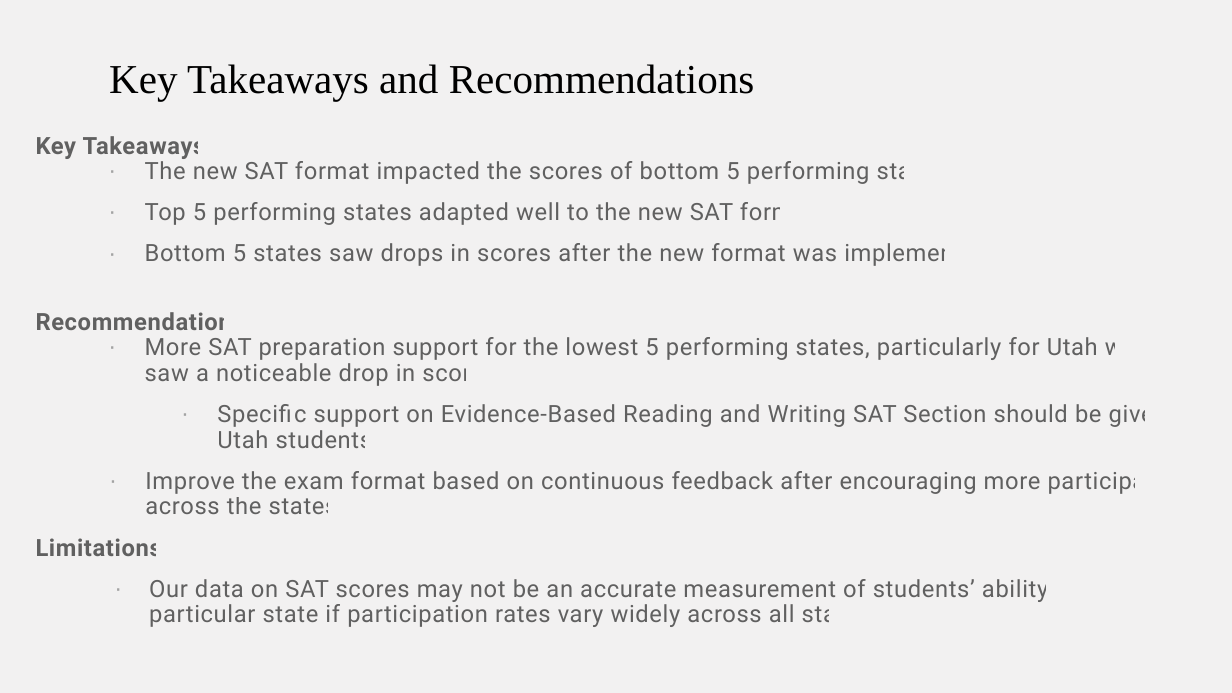
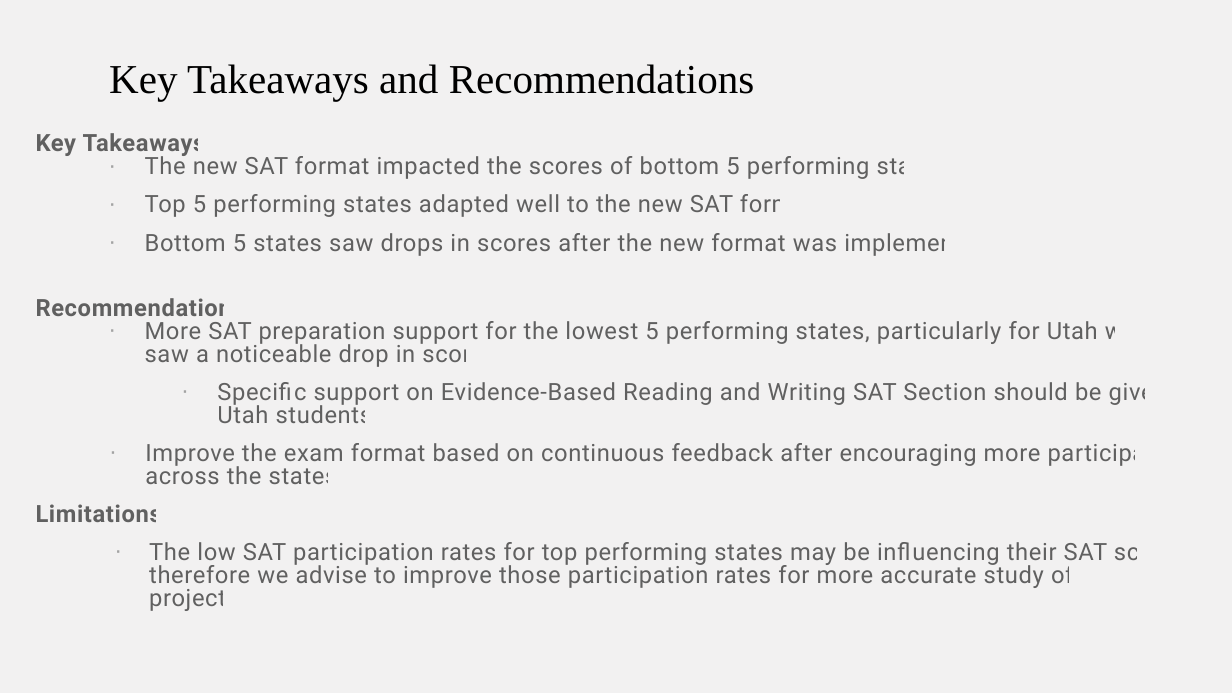
Before and after one commit to casper-wjs/General-assembly-projects, a slide deck: slide 8 of project_1/Project 1 Presentation.pptx. Drawn at 1232x693 pixels with LibreOffice and Linux fonts; fonts in the diff are those of the drawing. Boxes give left, top, right and bottom in pixels: in the first picture for what was removed or moved away, otherwise in the second. Text is boxed around its words. In the diff, an @@ line names an element or a change of style, - is before the commit and + after.

```diff
--- a/project_1/Project 1 Presentation.pptx
+++ b/project_1/Project 1 Presentation.pptx
@@ text at box(36, 133, 1189, 522): line spacing 1.4 to 1.3; line spacing 0.9 to 0.8 @@
@@ text at box(149, 542, 1193, 611): text changed @@
-        · Our data on SAT scores may not be an accurate measurement of students’ ability in a particular state if participation rates vary widely across all states
+        · The low SAT participation rates for top performing states may be influencing their SAT scores, therefore we advise to improve those participation rates for more accurate study of this project
```
Also in this commit, not shown: 3 other slides changed, 3 other files.
